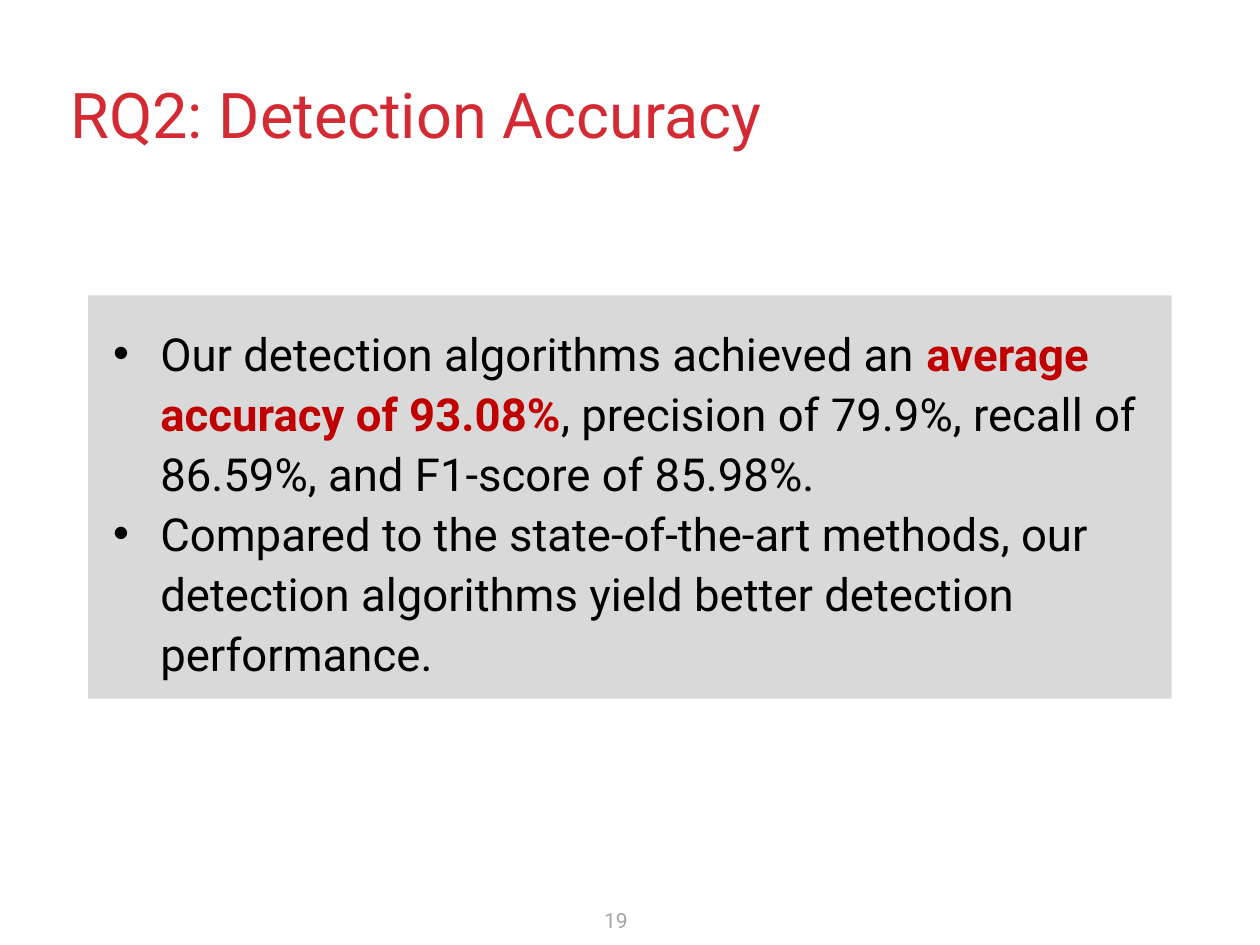
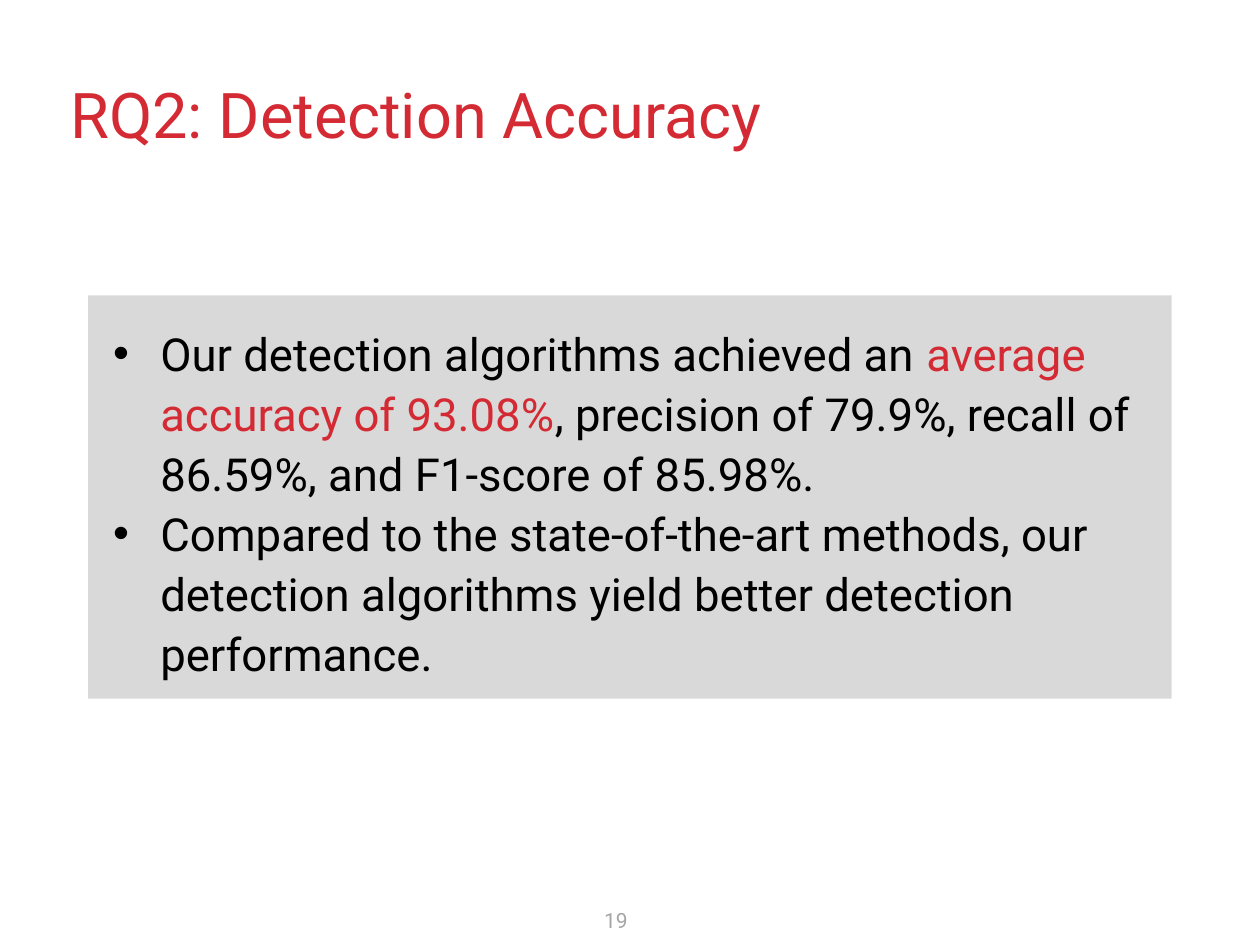
Before and after one commit to krishnodey/API-Quality, a slide deck: slide 19 of Cascon-Resources/Presentation/CASCON-2024.pptx. Drawn at 1260x945 pixels with LibreOffice and Linux fonts; fonts in the diff are those of the drawing. Boxes give left, top, right and bottom in pixels: in the first picture for what was removed or moved away, otherwise in the second. Text is boxed around its words. In the diff, an @@ line names an element or a change of style, - is before the commit and + after.

```diff
--- a/Cascon-Resources/Presentation/CASCON-2024.pptx
+++ b/Cascon-Resources/Presentation/CASCON-2024.pptx
@@ text in rectangle at (160, 337, 1130, 498): text colour #C00000 to #D42A33, bold off in "average accuracy of 93.08%," @@
```
Also in this commit, not shown: 8 other slides changed.
